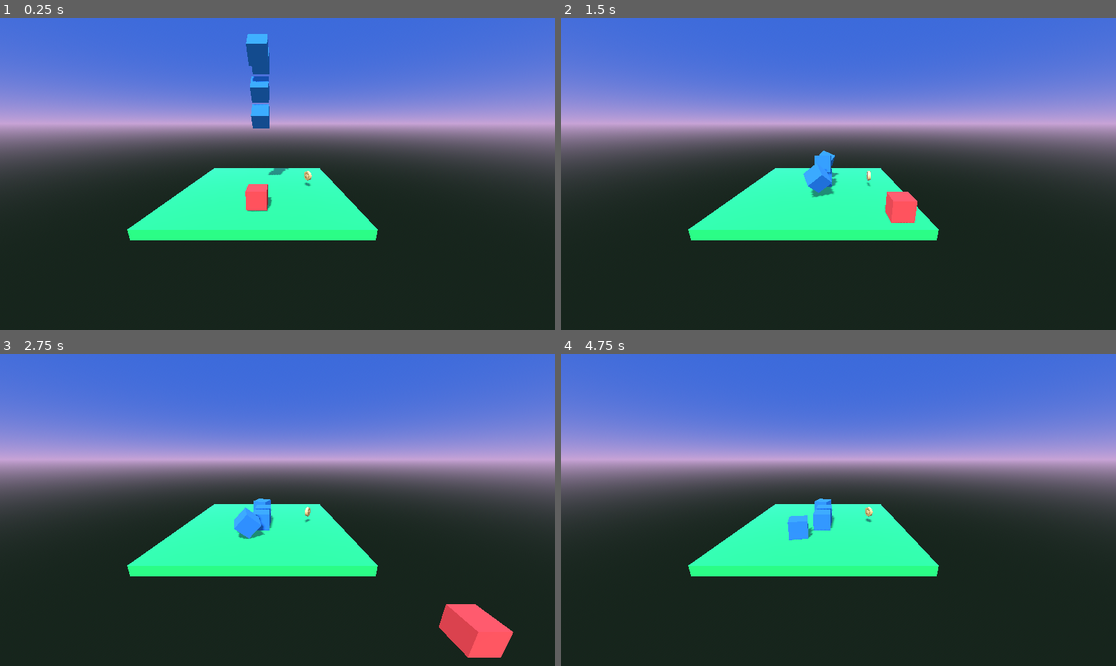
Above: before the commit, frames 1-4 (two rows, left to right).
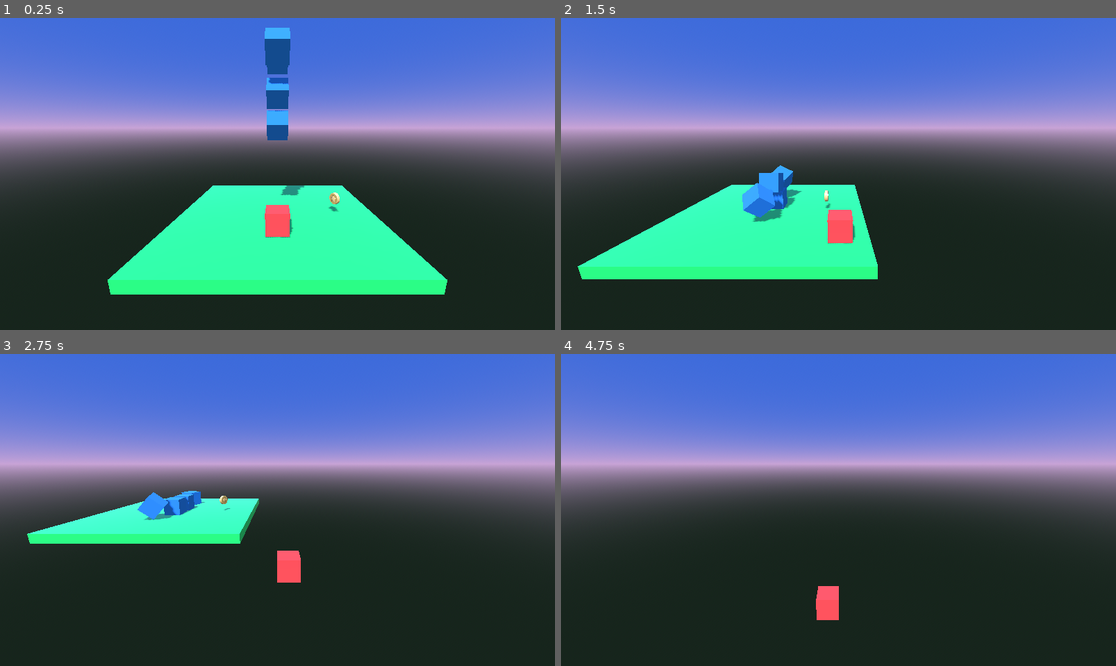
Above: after the commit, the same moments.

Repository: Fazlibeqir/TreasureHunt3D
Game: Godot game, scene res://level_1.tscn
Two runs of this game, one before a commit and one after it. Both use one fixed random seed, a clock stepped at 60 frames per second and the inputs below. The project has no main scene, so this scene is started directly.
Inputs:
- Up to frame 1 (0.25 s): no input
- Up to frame 2 (1.5 s): tap Enter (ui_accept) at 0.5, 0.77 s; hold Right (ui_right) 0.53-1.28 s; hold Down (ui_down) from 1.28 s (still down)
- Up to frame 3 (2.75 s): tap Enter (ui_accept) at 1.52 s; release Down (ui_down) at 2.03 s; hold Right (ui_right) from 2.03 s (still down)
- Up to frame 4 (4.75 s): release Right (ui_right) at 2.78 s; hold Up (ui_up) 2.78-3.53 s; tap Enter (ui_accept) at 3.02, 3.77, 4.52 s; hold Left (ui_left) from 3.53 s (still down)

The runs differ from the first frame. In frame 1, 20% of the frame differs, in the area x 2-98%, y 3-89%; in frame 2, 17%; in frame 3, 16%; in frame 4, 12%.

Commit message:
Camera Controller follows the player with the easing-function lerp

Diff:
--- a/treasurehunt3d/level_1.tscn
+++ b/treasurehunt3d/level_1.tscn
@@ -17,10 +17,6 @@
 size = Vector3(10, 0.5, 10)
 
 [node name="Level1" type="Node3D"]
-
-[node name="Camera3D" type="Camera3D" parent="."]
-transform = Transform3D(1, 0, 0, 0, 0.960915, 0.276845, 0, -0.276845, 0.960915, 1, 4.31243, 11.0893)
-fov = 83.4725
 
 [node name="Floor" type="StaticBody3D" parent="."]
 metadata/_edit_group_ = true
@@ -50,7 +46,7 @@
 transform = Transform3D(1, 0, 0, 0, 0.7231, -0.690744, 0, 0.690744, 0.7231, 0, 8.20395, 0.713386)
 
 [node name="Player" parent="." instance=ExtResource("2_ns6id")]
-transform = Transform3D(1, 0, 0, 0, 1, 0, 0, 0, 1, 0, 1.06936, 3)
+transform = Transform3D(1, 0, 0, 0, 1, 0, 0, 0, 1, 0, 1.06936, 2.11593)
 
 [node name="Coin1" parent="." instance=ExtResource("5_nngb8")]
 transform = Transform3D(1, 0, 0, 0, 1, 0, 0, 0, 1, 3, 1, 0)
--- a/treasurehunt3d/player.gd
+++ b/treasurehunt3d/player.gd
@@ -6,6 +6,7 @@
 
 
 func _physics_process(delta: float) -> void:
+
 	# Add the gravity.
 	if not is_on_floor():
 		velocity += get_gravity() * delta
@@ -26,3 +27,6 @@
 		velocity.z = move_toward(velocity.z, 0, SPEED)
 
 	move_and_slide()
+
+	#Make Camera Controller Match the position of the player
+	$CameraController.position = lerp($CameraController.position, position, 0.15)
--- a/treasurehunt3d/player.tscn
+++ b/treasurehunt3d/player.tscn
@@ -18,3 +18,13 @@
 
 [node name="CollisionShape3D" type="CollisionShape3D" parent="."]
 shape = SubResource("BoxShape3D_f4mve")
+
+[node name="CameraController" type="Node3D" parent="."]
+top_level = true
+
+[node name="CameraTarget" type="Node3D" parent="CameraController"]
+transform = Transform3D(1, 0, 0, 0, 0.975292, 0.220919, 0, -0.220919, 0.975292, 0, 3.78447, 8.20882)
+
+[node name="Camera3D" type="Camera3D" parent="CameraController/CameraTarget"]
+transform = Transform3D(1, 0, 0, 0, 1, 0, 0, 0, 1, 0, 0, 0)
+current = true
